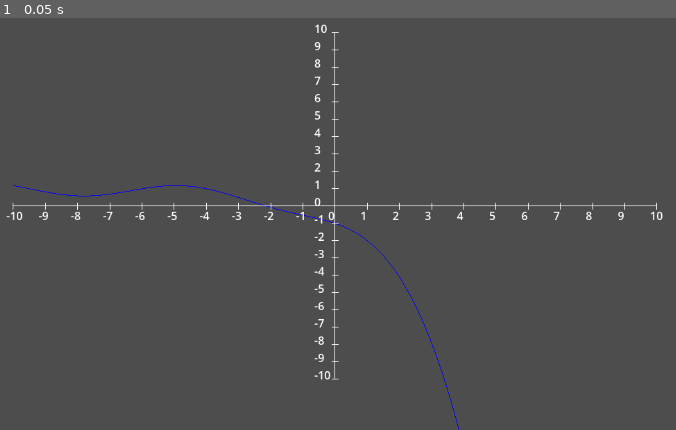
Above: before the commit, frame 1.
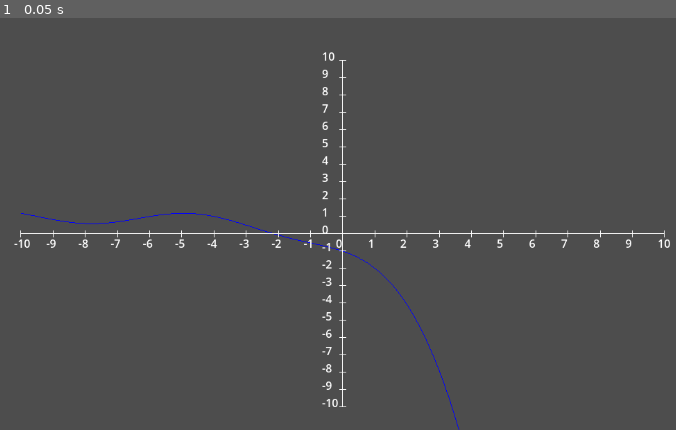
Above: after the commit, the same moment.

Repository: k4o-app/advanced-math-grapher
Game: Godot game, scene res://advanced_math_grapher.tscn
The game is run twice, just before and just after one commit, with the same random seed, the same clock (stepped at 60 frames per second) and the same inputs.
Inputs:
- Up to frame 1 (0.05 s): no input

The runs differ from the first frame. In frame 1, 2.5% of the frame differs, in the area x 0-100%, y 1-100%.

Commit message:
fix: text editor resize

Diff:
--- a/advanced_math_grapher.tscn
+++ b/advanced_math_grapher.tscn
@@ -5,10 +5,10 @@
 [node name="AdvancedMathGrapher" type="Control"]
 layout_mode = 3
 anchors_preset = 0
-offset_left = 38.0
-offset_top = 75.0
-offset_right = 966.0
-offset_bottom = 575.0
+offset_left = 49.0
+offset_top = 115.0
+offset_right = 977.0
+offset_bottom = 615.0
 script = ExtResource("1_tb8ts")
 formula = "1+sin(x)*exp(-1) #a
 -2*exp(0.5*x)"
Not shown, changed: addons/advanced_math_grapher/formula_editor/auto_resize_text_edit.gd
Not shown, changed: addons/advanced_math_grapher/formula_editor/formula_editor.gd
Not shown, changed: addons/advanced_math_grapher/formula_editor/formula_tree.gd
